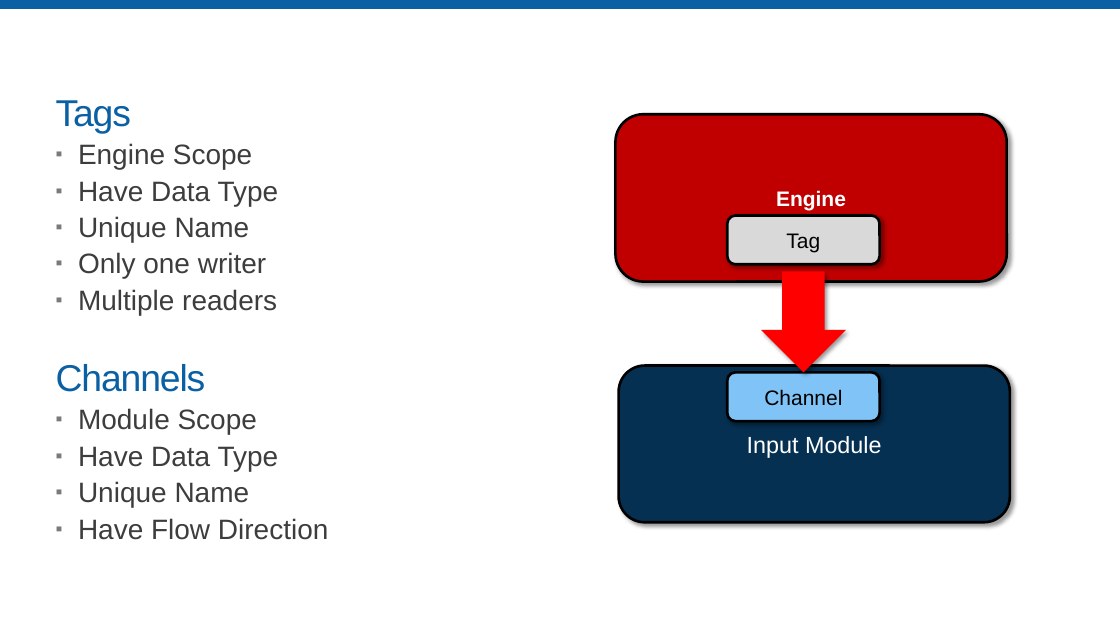
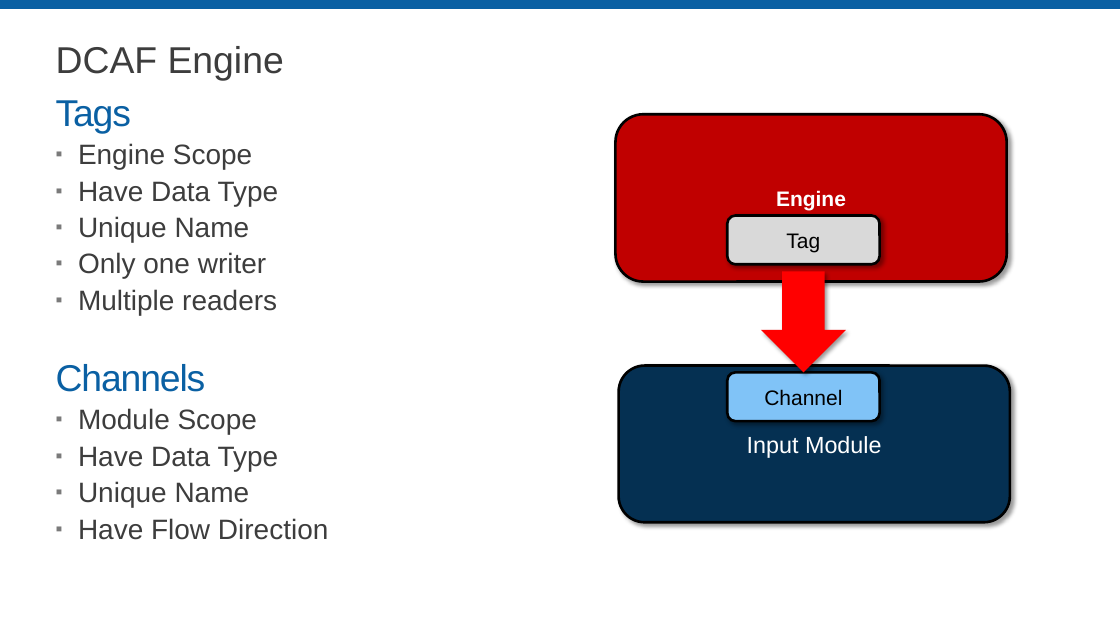
Before and after one commit to LabVIEW-DCAF/Documentation, a slide deck: slide 13 of Trunk/Presentations/A_Introduction to DCAF.pptx (slide 16 before the commit). Drawn at 1120x630 pixels with LibreOffice and Linux fonts; fonts in the diff are those of the drawing; background and template pictures are left out. Boxes give left, top, right and bottom in pixels: in the first picture for what was removed or moved away, otherwise in the second. Text is boxed around its words. In the diff, an @@ line names an element or a change of style, - is before the commit and + after.

```diff
--- a/Trunk/Presentations/A_Introduction to DCAF.pptx
+++ b/Trunk/Presentations/A_Introduction to DCAF.pptx
@@ title added at [56, 46, 284, 81], 32 pt, text #3D3D3D @@
+DCAF Engine
```
Also in this commit, not shown: 8 other slides changed, 1 slide added, 2 slides removed, 1 other file.
